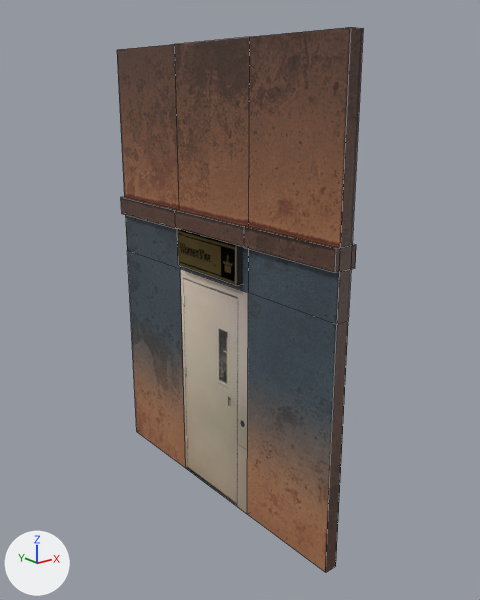
An edit to the FBX model Assets/PuppetBook/New Folder/Door_Wall.fbx, drawn before and after from the same camera.
Camera for both pictures: a 50 mm lens placed at (-6.76, -9.08, 7.28), pointed at (0.26, -0.31, 3.77). Every picture has the same lights, and +X, +Y and +Z are marked at lower left. Mesh edges are drawn as thin lines. Where no turn or scale is listed for an object, it has been applied to the vertices.

Names of what the first picture shows: 'Door', 'Door_Wall', 'Sign_Bathroom', 'Sign_Kitchen'.
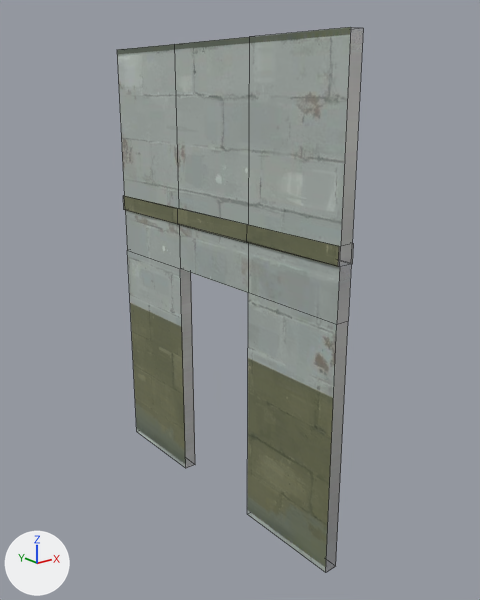
Boxes (x1, y1, x2, y2) around the edits, measured in the pictures (480 x 600 px; the box of a moved part takes in the faces that stretch with it):
'Door_Wall', reshaped
    before: (117, 27, 363, 573)
    after: (117, 27, 360, 573)
'Door', deleted
    before: (181, 269, 248, 514)
'Sign_Bathroom', deleted (brown)
    before: (177, 229, 243, 285)
'Sign_Kitchen', deleted
    before: (178, 229, 236, 285)
part 1 of me_mesh_173, moved or reshaped
    before: (121, 197, 356, 324)
    after: (123, 196, 354, 324)
part 2 of me_mesh_173, recoloured (brown to grey)
    both: (117, 27, 351, 573)
part 3 of me_mesh_173, recoloured (brown to grey)
    both: (328, 87, 360, 521)

The change, as a diff of the scene's bpy script:
```diff
--- a/Assets/PuppetBook/New Folder/Door_Wall.fbx.py
+++ b/Assets/PuppetBook/New Folder/Door_Wall.fbx.py
@@ img_f24028d3e58ff0b708a409f4fca3d9cd_png @@
+img_f24028d3e58ff0b708a409f4fca3d9cd_png = load_image('f24028d3e58ff0b708a409f4fca3d9cd.png', '../Textures/f24028d3e58ff0b708a409f4fca3d9cd.png', 564, 564, 'sRGB')
@@ img_is4_txt_p1_01_png @@
+img_is4_txt_p1_01_png = load_image('IS4_TXT_P1_01.png', 'ControlRoom Assets/Materials/IS4_TXT_P1_01.png', 1024, 1024, 'Non-Color')
@@ mat_newwall @@
+mat_newwall = principled_material('newwall')
+mat_newwall.texture = img_f24028d3e58ff0b708a409f4fca3d9cd_png
@@ mat_p1_01_mobile_001 @@
+mat_p1_01_mobile_001 = bpy.data.materials.new('P1_01_mobile.001')
+# uses the picture img_is4_txt_p1_01_png
@@ me_mesh_173 @@
 # used by ob_door_wall; location = (0.0, 0.0, 0.0)
-me_mesh_173.from_pydata(...)  # 64 vertices, 60 faces; spans x -0.2..0.2, y -2.98..2.98, z -0.09..8.05
+me_mesh_173.from_pydata(...)  # 56 vertices, 54 faces; spans x -0.15..0.15, y -2.98..2.98, z -0.09..8.05
+# me_mesh_173 part 1
+# 16 vertices are removed from x -0.2..0.2, y -2.98..2.98, z 4.91
+# 30 faces are deleted
+# 8 vertices in x -0.12..0.12, y -2.98..2.98, z 5.24 move by (0.0, 0.0, 0.03)
+# 4 vertices in x -0.12..0.12, y -0.99..0.99, z 4.91 move by (0.0, 0.0, 0.07)
+# 4 vertices in x 0.2, y -2.98..2.98, z 5.24 move by (-0.05, 0.0, 0.03)
+# 4 vertices in x -0.2, y -2.98..2.98, z 5.24 move by (0.05, 0.0, 0.03)
+# 4 vertices move from x -0.2..0.2, y -2.98..2.98, z 4.91 to x -0.15..0.15, y -2.98..2.98, z 4.98
+# 8 new vertices lie (0.0, 0.0, -0.29) away from vertices in x -0.2..0.2, y -2.98..2.98, z 5.24
+# 17 new faces join them, mat_p1_01_mobile_001
+# 7 new faces join them, mat_newwall (picture img_f24028d3e58ff0b708a409f4fca3d9cd_png)
+# me_mesh_173 part 2: 9 faces spanning x -0.15..-0.12, y -2.98..2.98, z -0.09..8.05 switch from mat_material_001 (picture img_concrete_hotspot_02_png) to mat_newwall (picture img_f24028d3e58ff0b708a409f4fca3d9cd_png)
+# me_mesh_173 part 3: 21 faces spanning x -0.12..0.15, y -2.98..2.98, z -0.09..8.05 switch from mat_material_001 (picture img_concrete_hotspot_02_png) to mat_p1_01_mobile_001
@@ ob_door @@
-ob_door = bpy.data.objects.new('Door', me_mesh_002)
-ob_door.location = (0.0, 0.99, 1.84)
@@ ob_sign_kitchen @@
-ob_sign_kitchen = bpy.data.objects.new('Sign_Kitchen', me_cube_007)
-ob_sign_kitchen.location = (-0.13, 0.01, 4.59)
@@ ob_sign_bathroom @@
-ob_sign_bathroom = bpy.data.objects.new('Sign_Bathroom', me_cube_008)
-ob_sign_bathroom.location = (-0.13, 0.01, 4.59)
```
